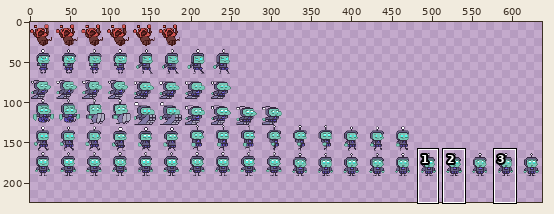
Edited in one commit: sprite sheet (Resources/Entities/mc spritesheet.png). The first picture is a wide view before the edit; the outline marks the close-up.
Close-up. As it was:
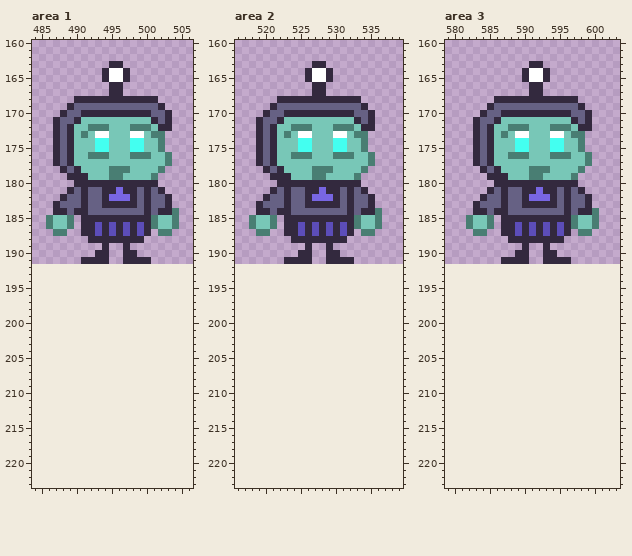
The file is 640x192 pixels. Colours within 5 levels of each other are drawn and written as one. Shown: area 1: x 484..506, y 160..223; area 2: x 516..539, y 160..223; area 3: x 579..603, y 160..223. The old version is drawn lined up with the new one, on the new canvas. The wide view leaves out empty margins. The commit also changed other parts of the picture, which this record leaves out.
The result:
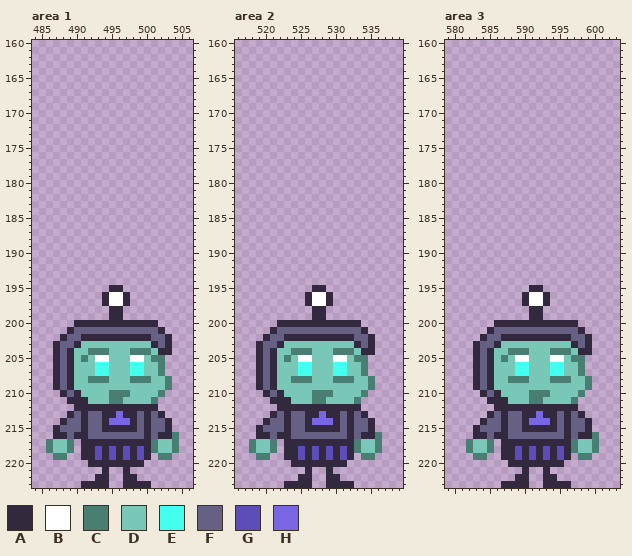
Palette (. is transparent): A #33293e  B #ffffff  C #497e73  D #78c7b7  E #43fff0  F #666184  G #5c4db9  H #7866e3
From old to new:
canvas 640x192 -> 640x224
Changed rows in their new state; - is an unchanged pixel.
Area 1:
first column x 486:
163 ---------..--------
164 --------....-------
165 --------....-------
166 ---------..--------
167 ---------..--------
168 ----............---
169 ---..............--
170 --................-
171 -.................-
172 -.................-
173 -................--
174 -................--
175 -................--
176 -.................-
177 -.................-
178 --...............--
179 ---.............---
180 ----............---
181 ---..............--
182 --................-
183 -.................-
184 -..................
185 ....-..............
186 ....-..............
187 -..--..........-..-
188 ------........-----
189 --------.--.-------
190 -------..--..------
191 -----....--....----
first column x 486:
195 ---------AA--------
196 --------ABBA-------
197 --------ABBA-------
198 ---------AA--------
199 ---------AA--------
200 ----AAAAAAAAAAAA---
201 ---AFFFFFFFFFFFFA--
202 --AFFAAAAAAAAAAFFA-
203 -AFFADDDDDDDDDDAFA-
204 -AFADDCCCDDDCCCDAA-
205 -AFADCDBBDDDBBDCC--
206 -AFADDDEEDDDEEDDC--
207 -AFADDDEEDDDEEDDC--
208 -AFADDCCCDDDCCCDDC-
209 -AFADDDDDDDDDDDDDC-
210 --AFADDDDCCCDDDDC--
211 ---AAADDDCCDDDDC---
212 ----AAAAAAAAAAAA---
213 ---AFAFFAAHAAFAFA--
214 --AFFAFFAHHHAFAFFA-
215 -AFFFAFFAAAAAFAFFA-
216 -AAFAAFFFFFFFFAFAAC
217 CDDC-AAAAAAAAAACDDC
218 CDDC-AAGAGAGAGACDDC
219 -CC--AAGAGAGAGA-CC-
220 ------AAAAAAAA-----
221 --------A--A-------
222 -------AA--AA------
223 -----AAAA--AAAA----
Area 2:
first column x 518:
163 ---------..--------
164 --------....-------
165 --------....-------
166 ---------..--------
167 ---------..--------
168 ----............---
169 ---..............--
170 --................-
171 -.................-
172 -.................-
173 -................--
174 -................--
175 -................--
176 -.................-
177 -.................-
178 --...............--
179 ---.............---
180 ----............---
181 ---..............--
182 --................-
183 -.................-
184 -..................
185 ....-..............
186 ....-..............
187 -..--..........-..-
188 ------........-----
189 --------.--.-------
190 -------..--..------
191 -----....--....----
first column x 518:
195 ---------AA--------
196 --------ABBA-------
197 --------ABBA-------
198 ---------AA--------
199 ---------AA--------
200 ----AAAAAAAAAAAA---
201 ---AFFFFFFFFFFFFA--
202 --AFFAAAAAAAAAAFFA-
203 -AFFADDDDDDDDDDAFA-
204 -AFADDCCCDDDCCCDAA-
205 -AFADCDBBDDDBBDCC--
206 -AFADDDEEDDDEEDDC--
207 -AFADDDEEDDDEEDDC--
208 -AFADDCCCDDDCCCDDC-
209 -AFADDDDDDDDDDDDDC-
210 --AFADDDDCCCDDDDC--
211 ---AAADDDCCDDDDC---
212 ----AAAAAAAAAAAA---
213 ---AFAFFAAHAAFAFA--
214 --AFFAFFAHHHAFAFFA-
215 -AFFFAFFAAAAAFAFFA-
216 -AAFAAFFFFFFFFAFAAC
217 CDDC-AAAAAAAAAACDDC
218 CDDC-AAGAGAGAGACDDC
219 -CC--AAGAGAGAGA-CC-
220 ------AAAAAAAA-----
221 --------A--A-------
222 -------AA--AA------
223 -----AAAA--AAAA----
Area 3:
first column x 582:
163 ---------..--------
164 --------....-------
165 --------....-------
166 ---------..--------
167 ---------..--------
168 ----............---
169 ---..............--
170 --................-
171 -.................-
172 -.................-
173 -................--
174 -................--
175 -................--
176 -.................-
177 -.................-
178 --...............--
179 ---.............---
180 ----............---
181 ---..............--
182 --................-
183 -.................-
184 -..................
185 ....-..............
186 ....-..............
187 -..--..........-..-
188 ------........-----
189 --------.--.-------
190 -------..--..------
191 -----....--....----
first column x 582:
195 ---------AA--------
196 --------ABBA-------
197 --------ABBA-------
198 ---------AA--------
199 ---------AA--------
200 ----AAAAAAAAAAAA---
201 ---AFFFFFFFFFFFFA--
202 --AFFAAAAAAAAAAFFA-
203 -AFFADDDDDDDDDDAFA-
204 -AFADDCCCDDDCCCDAA-
205 -AFADCDBBDDDBBDCC--
206 -AFADDDEEDDDEEDDC--
207 -AFADDDEEDDDEEDDC--
208 -AFADDCCCDDDCCCDDC-
209 -AFADDDDDDDDDDDDDC-
210 --AFADDDDCCCDDDDC--
211 ---AAADDDCCDDDDC---
212 ----AAAAAAAAAAAA---
213 ---AFAFFAAHAAFAFA--
214 --AFFAFFAHHHAFAFFA-
215 -AFFFAFFAAAAAFAFFA-
216 -AAFAAFFFFFFFFAFAAC
217 CDDC-AAAAAAAAAACDDC
218 CDDC-AAGAGAGAGACDDC
219 -CC--AAGAGAGAGA-CC-
220 ------AAAAAAAA-----
221 --------A--A-------
222 -------AA--AA------
223 -----AAAA--AAAA----
